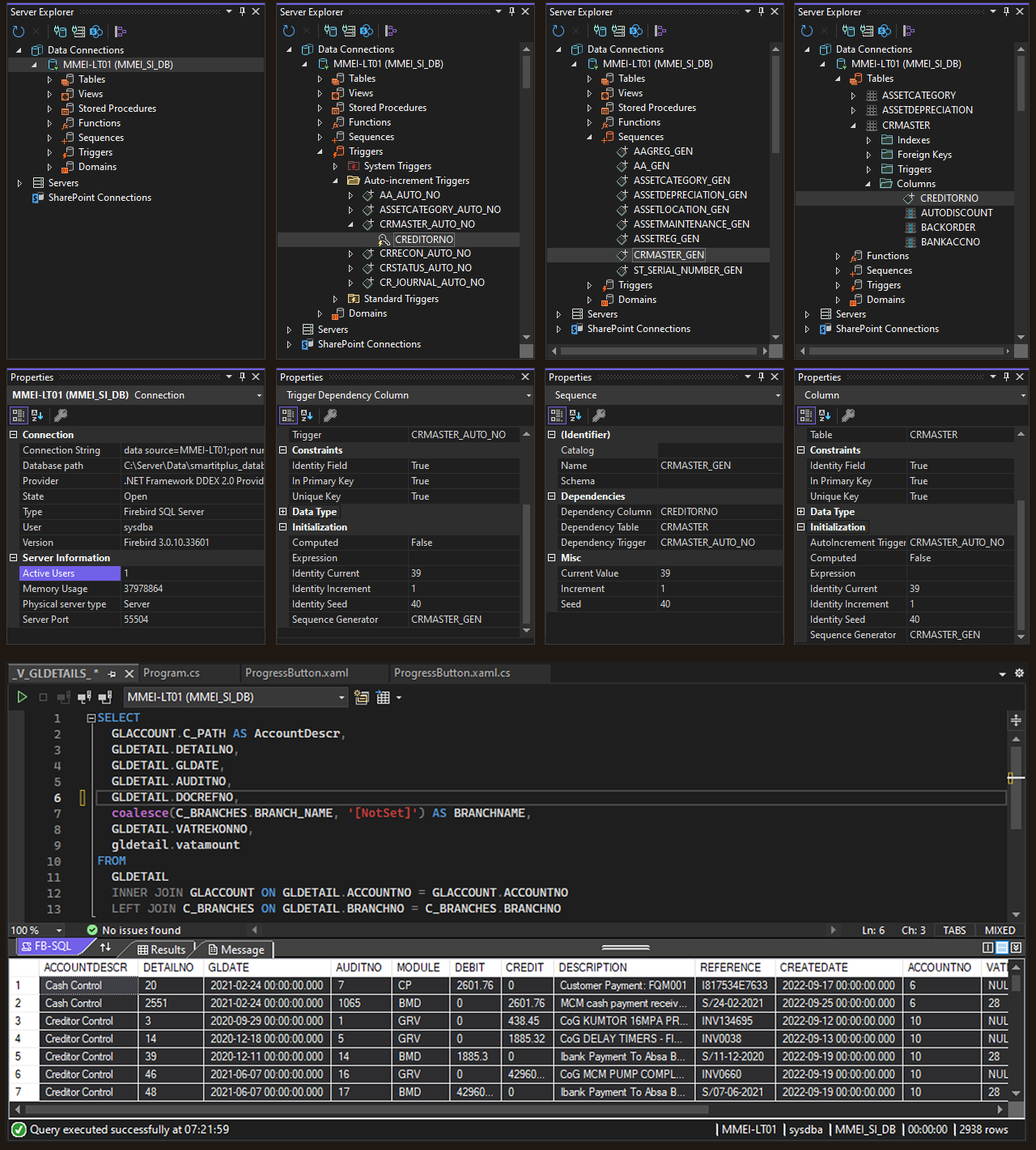
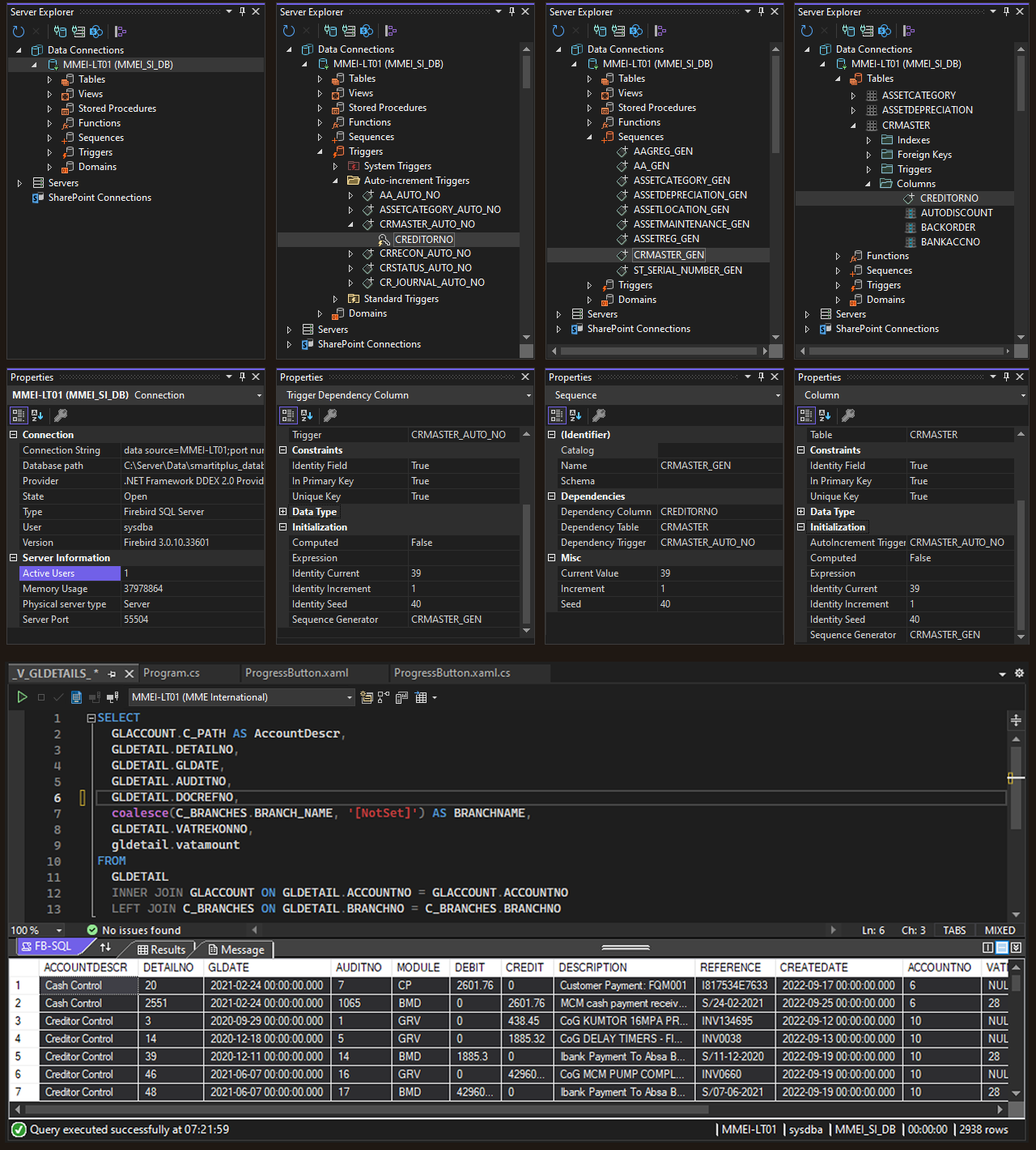
Revision of a layered (1036, 1150) image; what changed, layer by layer:
added layer "Layer 69" above "Layer 67" over <box>24,686,438,708</box>
